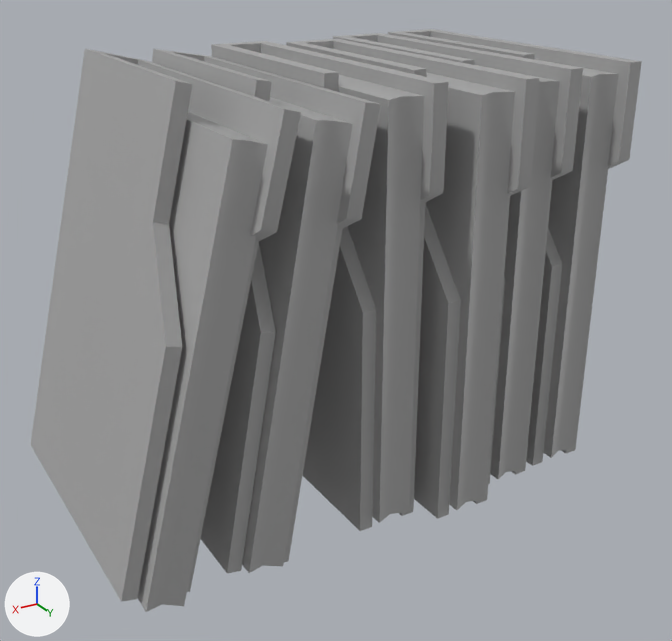
Two versions of the FBX model Content/Meshes/Blockout/SM_Folders_A_GRP_03.fbx, one commit apart.
Camera for both pictures: a 50 mm lens placed at (0.304, 0.535, 0.387), pointed at (-0.007, 0.017, 0.128). The lights are fixed; the arrows at lower left show +X, +Y and +Z. The picture after the commit comes second. Where no turn or scale is listed for an object, it has been applied to the vertices.

Names of what the first picture shows: 'SM_Folders_A_GRP_03'.
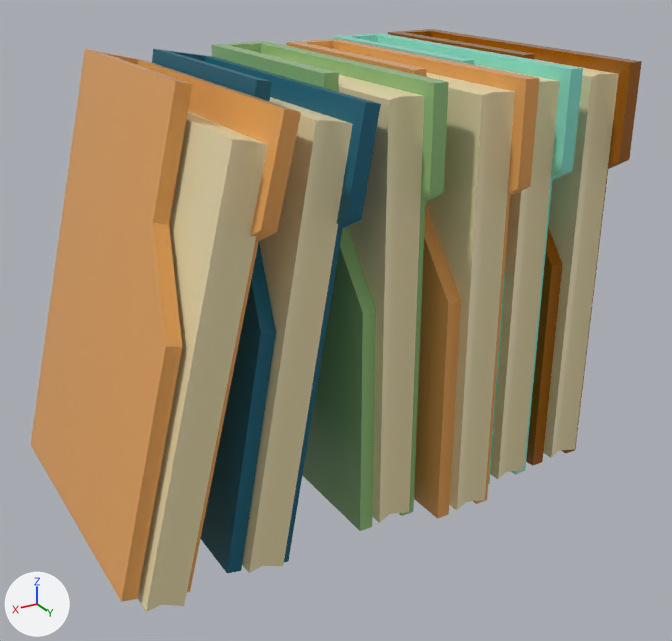
Edits to the bpy script that builds the scene:
```text
Add mat_m_plastic_blue_01:
    mat_m_plastic_blue_01 = principled_material('M_Plastic_Blue_01')
    mat_m_plastic_blue_01.base_color = (0.0, 0.115, 0.187)  # dark cyan #005f78
Add mat_m_plastic_orange_01:
    mat_m_plastic_orange_01 = principled_material('M_Plastic_Orange_01')
    mat_m_plastic_orange_01.base_color = (0.8, 0.371, 0.102)  # orange #e7a45a
    mat_m_plastic_orange_01.roughness = 0.2
Add mat_m_plastic_green_01:
    mat_m_plastic_green_01 = principled_material('M_Plastic_Green_01')
    mat_m_plastic_green_01.base_color = (0.292, 0.527, 0.206)  # green #93c07d
    mat_m_plastic_green_01.roughness = 0.2
Add mat_m_paper_01:
    mat_m_paper_01 = principled_material('M_Paper_01')
    mat_m_paper_01.base_color = (0.802, 0.697, 0.411)  # beige #e7d9ac
Add mat_m_plastic_red_01:
    mat_m_plastic_red_01 = principled_material('M_Plastic_Red_01')
    mat_m_plastic_red_01.base_color = (0.331, 0.102, 0.0)  # brown #9c5a00
    mat_m_plastic_red_01.roughness = 0.2
Add mat_m_plastic_cyan_01:
    mat_m_plastic_cyan_01 = principled_material('M_Plastic_Cyan_01')
    mat_m_plastic_cyan_01.base_color = (0.251, 0.8, 0.652)  # cyan #89e7d3
    mat_m_plastic_cyan_01.roughness = 0.2
Change me_mesh:
    where me_mesh.from_pydata(...)  # 204 vertices, 204 faces; spans x -0.185..0.185, y -0.123..0.123, z 0.0..0.306
    used by ob_sm_folders_a_grp_03; location = (0.0, 0.0, 0.0)
    me_mesh part 1: 12 of the faces centred in x -0.175..0.138, y -0.008..0.01, z 0.14..0.153 switch from mat_standardsurface1 (grey #aaaaaa) to mat_m_paper_01 (beige #e7d9ac)
    me_mesh part 2: 12 of the faces centred in x -0.171..0.095, y -0.009..0.043, z 0.278..0.295 switch from mat_standardsurface1 (grey #aaaaaa) to mat_m_paper_01 (beige #e7d9ac)
    me_mesh part 3: 12 of the faces centred in x -0.169..0.133, y 0.093..0.111, z 0.142..0.153 switch from mat_standardsurface1 (grey #aaaaaa) to mat_m_paper_01 (beige #e7d9ac)
    me_mesh part 4: 26 of the faces centred in x 0.022..0.112, y -0.12..0.107, z 0.001..0.302 switch from mat_standardsurface1 (grey #aaaaaa) to mat_m_plastic_blue_01 (dark cyan #005f78)
    me_mesh part 5: 26 of the faces centred in x -0.131..-0.087, y -0.12..0.107, z 0.003..0.303 switch from mat_standardsurface1 (grey #aaaaaa) to mat_m_plastic_cyan_01 (cyan #89e7d3)
    me_mesh part 6: 26 of the faces centred in x -0.185..-0.141, y -0.123..0.105, z 0.003..0.303 switch from mat_standardsurface1 (grey #aaaaaa) to mat_m_plastic_red_01 (brown #9c5a00)
    me_mesh part 7: 26 of the faces centred in x -0.027..0.017, y -0.12..0.107, z 0.003..0.303 switch from mat_standardsurface1 (grey #aaaaaa) to mat_m_plastic_green_01 (green #93c07d)
    me_mesh part 8: 26 of the faces centred in x 0.073..0.18, y -0.12..0.107, z 0.006..0.305 switch from mat_standardsurface1 (grey #aaaaaa) to mat_m_plastic_orange_01 (orange #e7a45a)
    me_mesh part 9: 23 of the faces centred in x -0.081..-0.037, y -0.099..0.123, z 0.003..0.303 switch from mat_standardsurface1 (grey #aaaaaa) to mat_m_plastic_orange_01 (orange #e7a45a)
    me_mesh part 10: 2 of the faces centred in x -0.059, y -0.105..-0.094, z 0.153 switch from mat_standardsurface1 (grey #aaaaaa) to mat_m_plastic_orange_01 (orange #e7a45a)
```

Location of each change, [x1, y1, x2, y2] in pixels of the pictures (672 x 641 px):
part 1 of me_mesh, recoloured (grey to beige)
    both: [137, 75, 591, 611]
part 2 of me_mesh, recoloured
    both: [187, 59, 617, 144]
part 3 of me_mesh, recoloured (grey to beige)
    both: [146, 74, 619, 612]
part 4 of me_mesh, recoloured (grey to dark cyan)
    both: [152, 49, 381, 573]
part 5 of me_mesh, recoloured
    both: [333, 33, 583, 484]
part 6 of me_mesh, recoloured
    both: [388, 29, 642, 466]
part 7 of me_mesh, recoloured (grey to green)
    both: [211, 41, 449, 531]
part 8 of me_mesh, recoloured (grey to orange)
    both: [30, 49, 301, 602]
part 9 of me_mesh, recoloured
    both: [286, 39, 540, 519]
part 10 of me_mesh, recoloured
    both: [308, 41, 334, 49]
